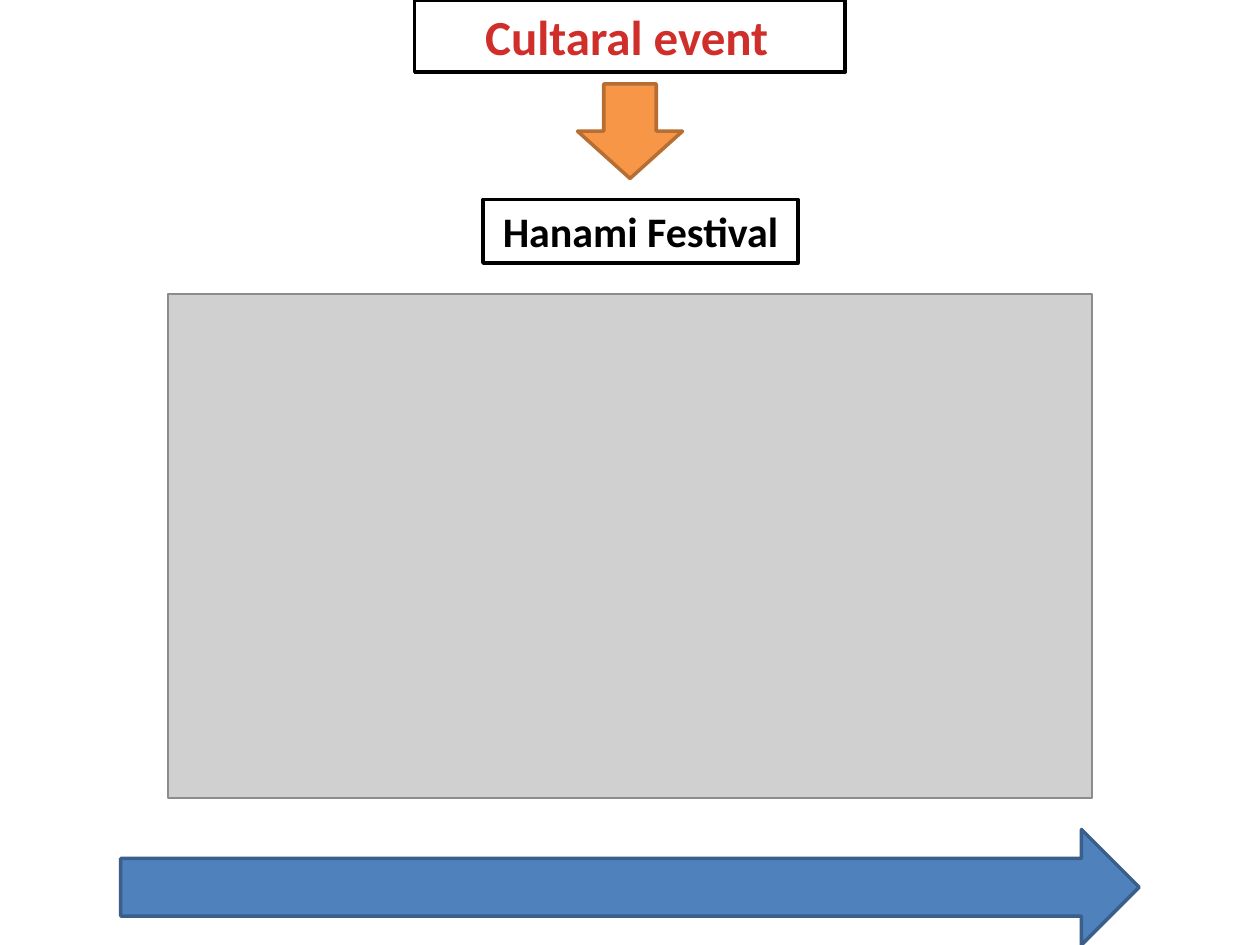
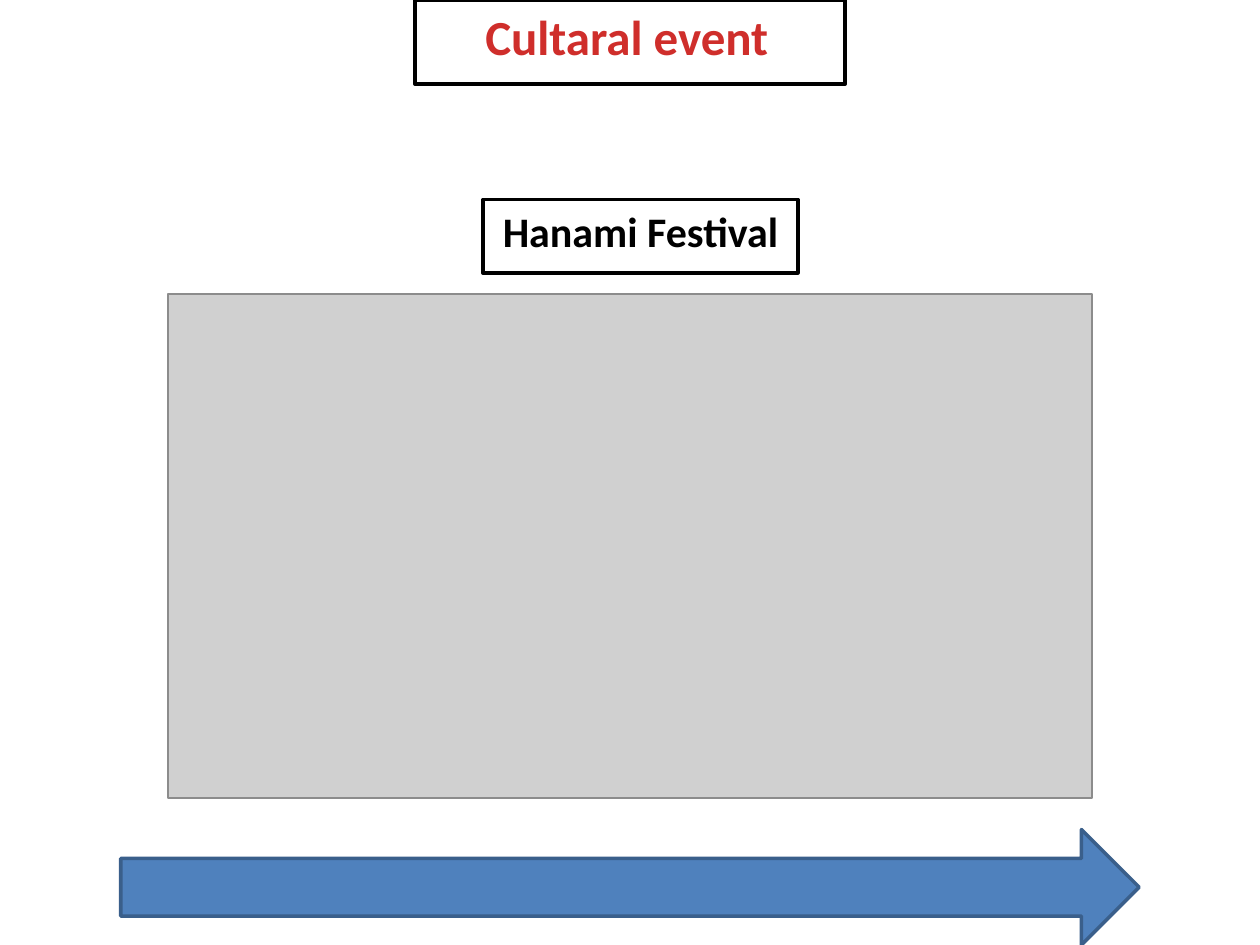
Before and after one commit to tuan2909/tailieu, a slide deck: slide 4 of tieng anh/HANAMISLIDE.pptx. Drawn at 1260x945 pixels with LibreOffice and Linux fonts; fonts in the diff are those of the drawing; grey boxes stand for pictures; background and template pictures are left out. Boxes give left, top, right and bottom in pixels: in the first picture for what was removed or moved away, otherwise in the second. Text is boxed around its words. In the diff, an @@ line names an element or a change of style, - is before the commit and + after.

```diff
--- a/tieng anh/HANAMISLIDE.pptx
+++ b/tieng anh/HANAMISLIDE.pptx
@@ rectangle "Cultaral event": place and size @@
-rectangle "Cultaral event" at (415,0,845,72)
+rectangle "Cultaral event" at (415,0,845,84)
@@ rectangle "Cultaral event" at (415,0,845,84): text colour gradient #FC7C7A to #D02F2C to #C70500 to #CF2E2B @@
@@ down arrow removed at (577,84,682,179) @@
@@ rectangle "Hanami Festival": place and size @@
-rectangle "Hanami Festival" at (483,199,798,262)
+rectangle "Hanami Festival" at (483,199,798,272)
```
Also in this commit, not shown: 7 other slides changed, 1 slide added.
